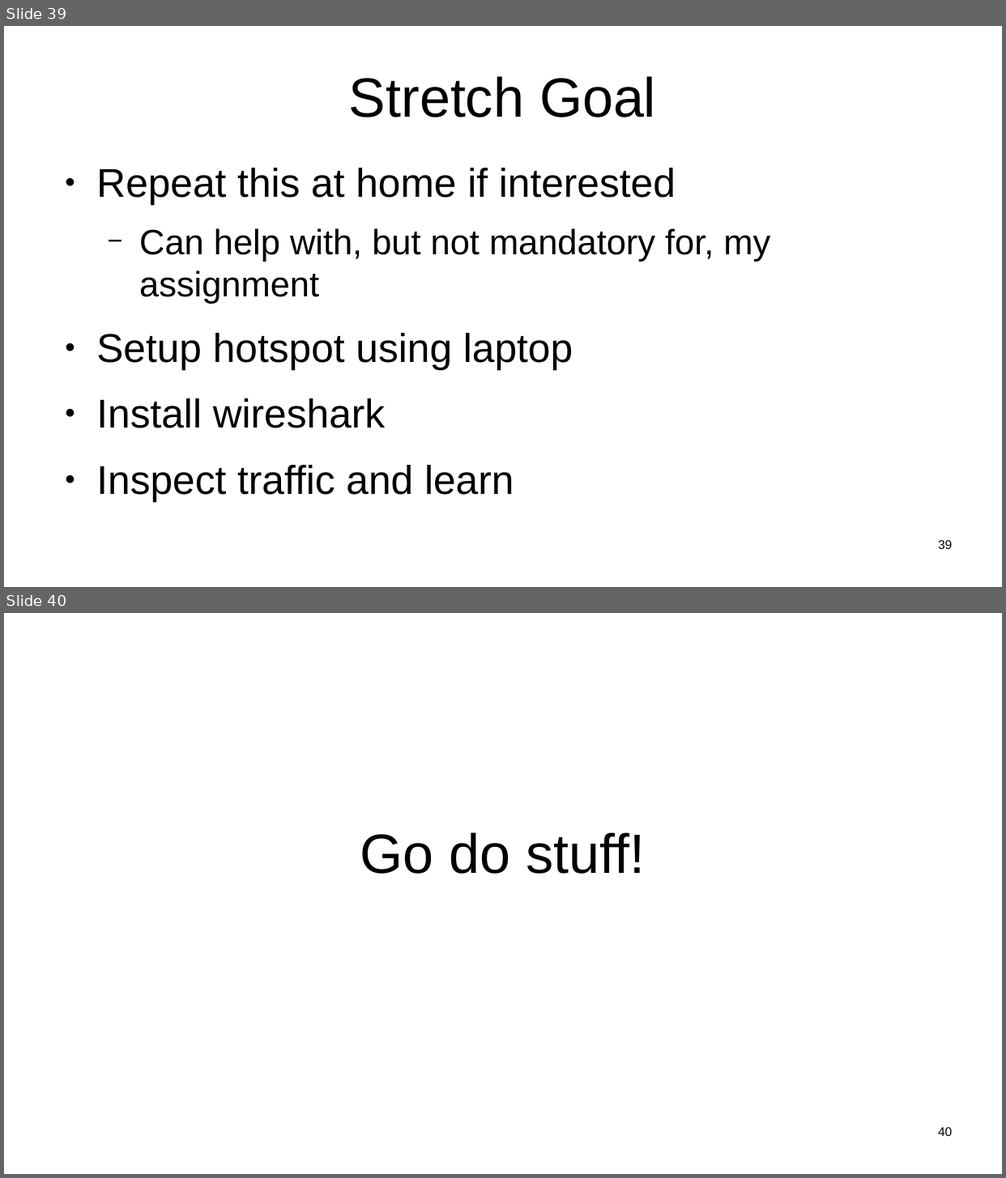
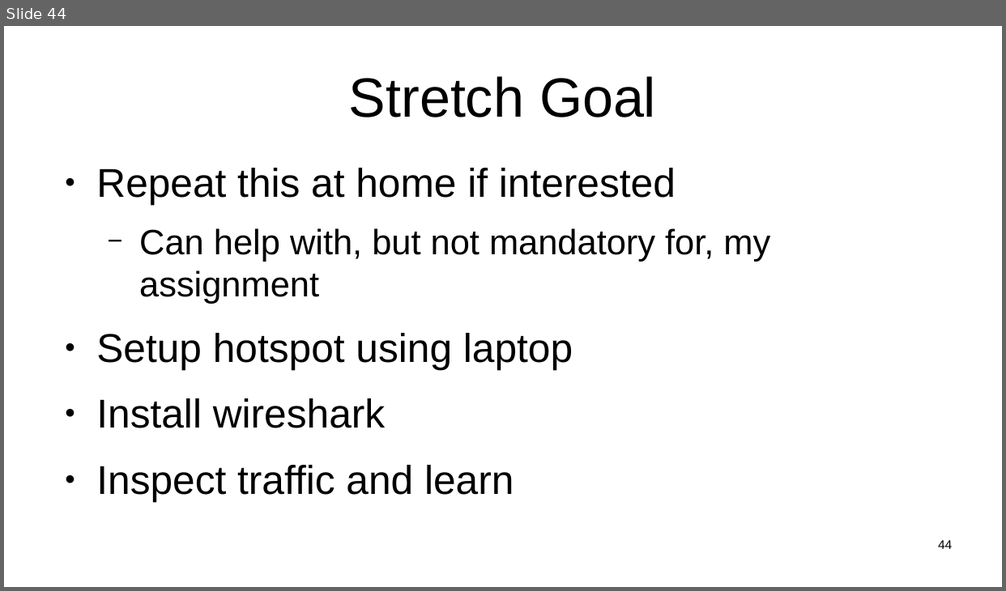
Before and after one commit to sftcd/witidtm, a slide deck: lectures/2022-2023/labs.odp. Shown one above the other, each under a label of ours: slides 39 and 40 before the commit, slide 44 after it. The pictures are 1006x1178 and 1006x591 pixels, drawn with LibreOffice and Linux fonts; fonts in the diff are those of the drawing. Boxes give left, top, right and bottom in pixels: in the first picture for what was removed or moved away, otherwise in the second. Text is boxed around its words. In the diff, an @@ line names an element or a change of style, - is before the commit and + after.

```diff
--- a/lectures/2022-2023/labs.odp
+++ b/lectures/2022-2023/labs.odp
@@ slide 40 removed at (x1=4, y1=613, x2=1002, y2=1174), background #FFFFFF @@
@@ title removed at (x1=360, y1=833, x2=646, y2=874) @@
-Go do stuff!
@@ page number removed at (x1=938, y1=1127, x2=952, y2=1136) @@
-40
@@ what was slide 39 is now slide 44 @@
@@ page number at (x1=938, y1=540, x2=952, y2=549): text changed @@
-39
+44
```
Also in this commit, not shown: 1 slide changed, 3 slides added, 3 other files.
